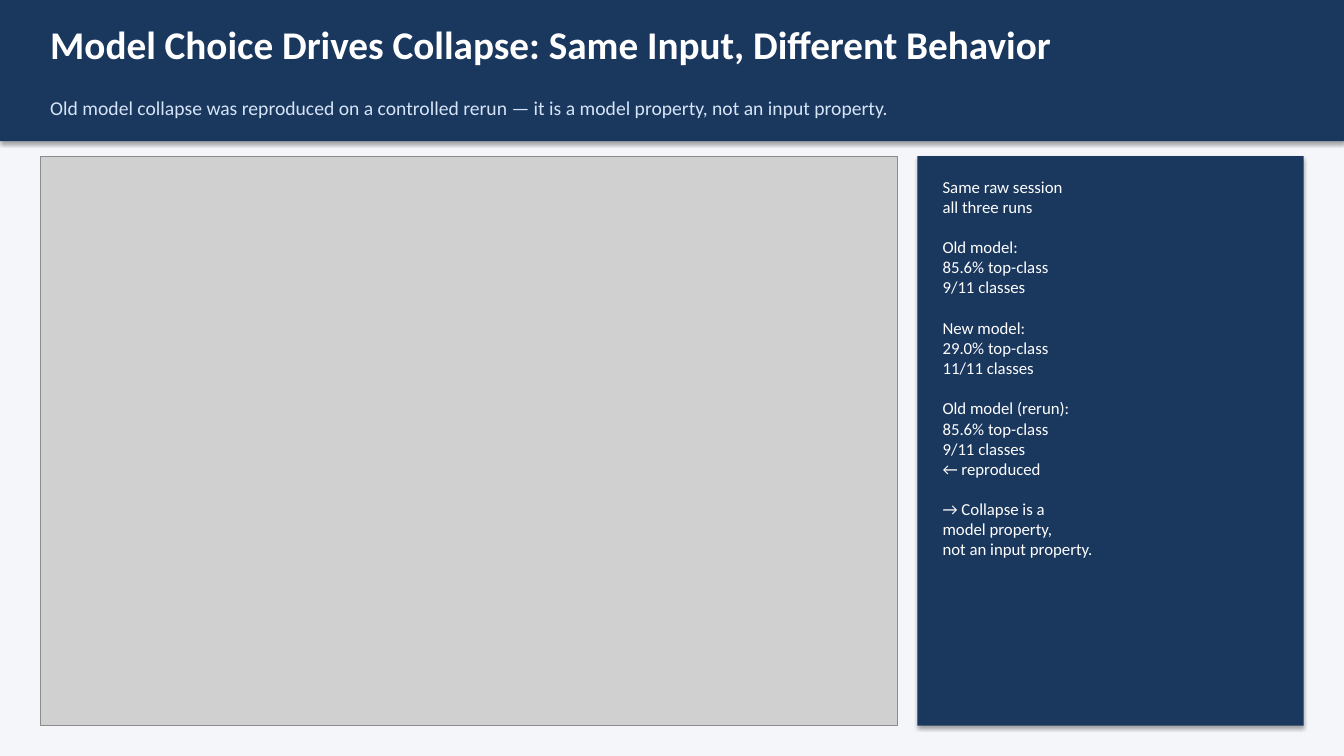
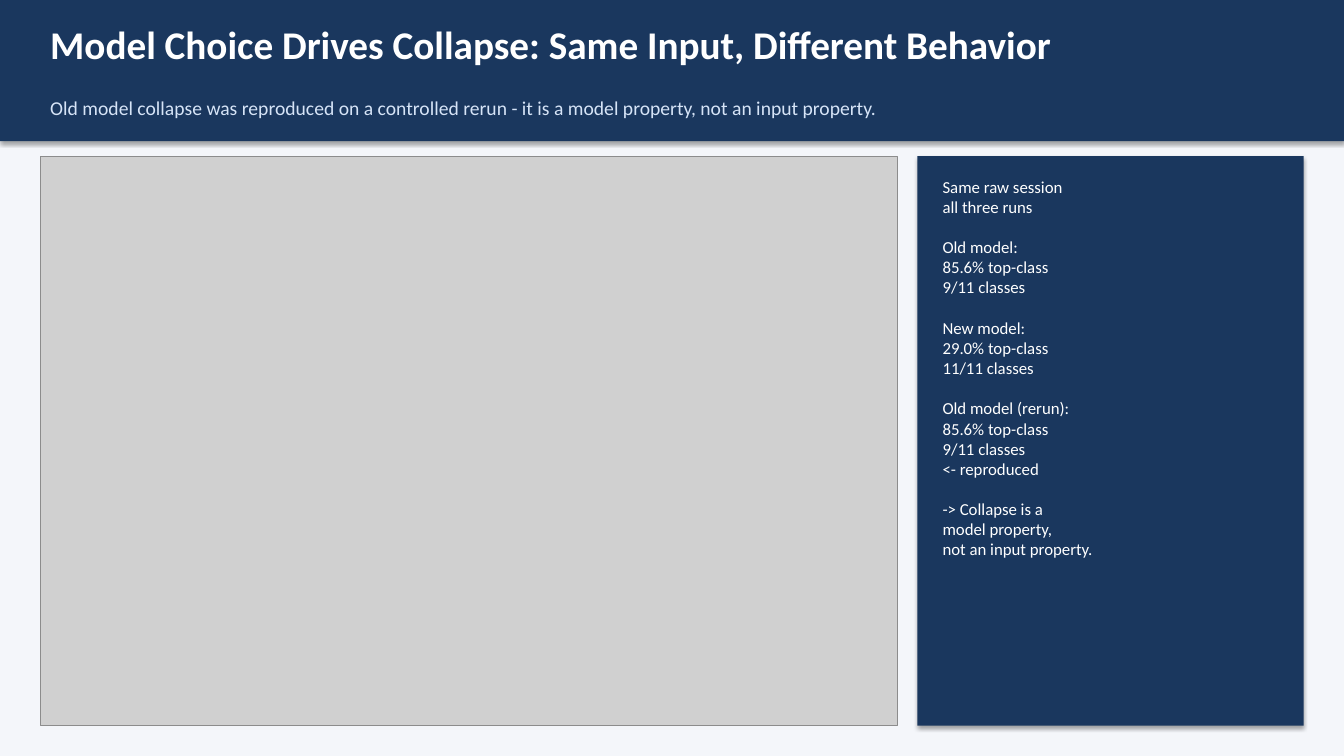
Before and after one commit to ShalinVachheta017/wearable-har-mlops-pipeline, a slide deck: slide 12 of internal/writing/defense_slides.pptx. Drawn at 1344x756 pixels with LibreOffice and Linux fonts; fonts in the diff are those of the drawing; grey boxes stand for pictures. Boxes give left, top, right and bottom in pixels: in the first picture for what was removed or moved away, otherwise in the second. Text is boxed around its words. In the diff, an @@ line names an element or a change of style, - is before the commit and + after.

```diff
--- a/internal/writing/defense_slides.pptx
+++ b/internal/writing/defense_slides.pptx
@@ text at <box>50,101,876,118</box>: text changed @@
-Old model collapse was reproduced on a controlled rerun — it is a model property, not an input property.
+Old model collapse was reproduced on a controlled rerun - it is a model property, not an input property.
@@ text at <box>943,181,1093,558</box>: text changed @@
-Same raw session
-all three runs
-Old model:
-85.6% top-class
-9/11 classes
-New model:
-29.0% top-class
-11/11 classes
-Old model (rerun):
-85.6% top-class
-9/11 classes
-← reproduced
-→ Collapse is a
-model property,
-not an input property.
+Same raw session
+all three runs
+Old model:
+85.6% top-class
+9/11 classes
+New model:
+29.0% top-class
+11/11 classes
+Old model (rerun):
+85.6% top-class
+9/11 classes
+<- reproduced
+-> Collapse is a
+model property,
+not an input property.
```
Also in this commit, not shown: 16 other slides changed, 2 other files.
